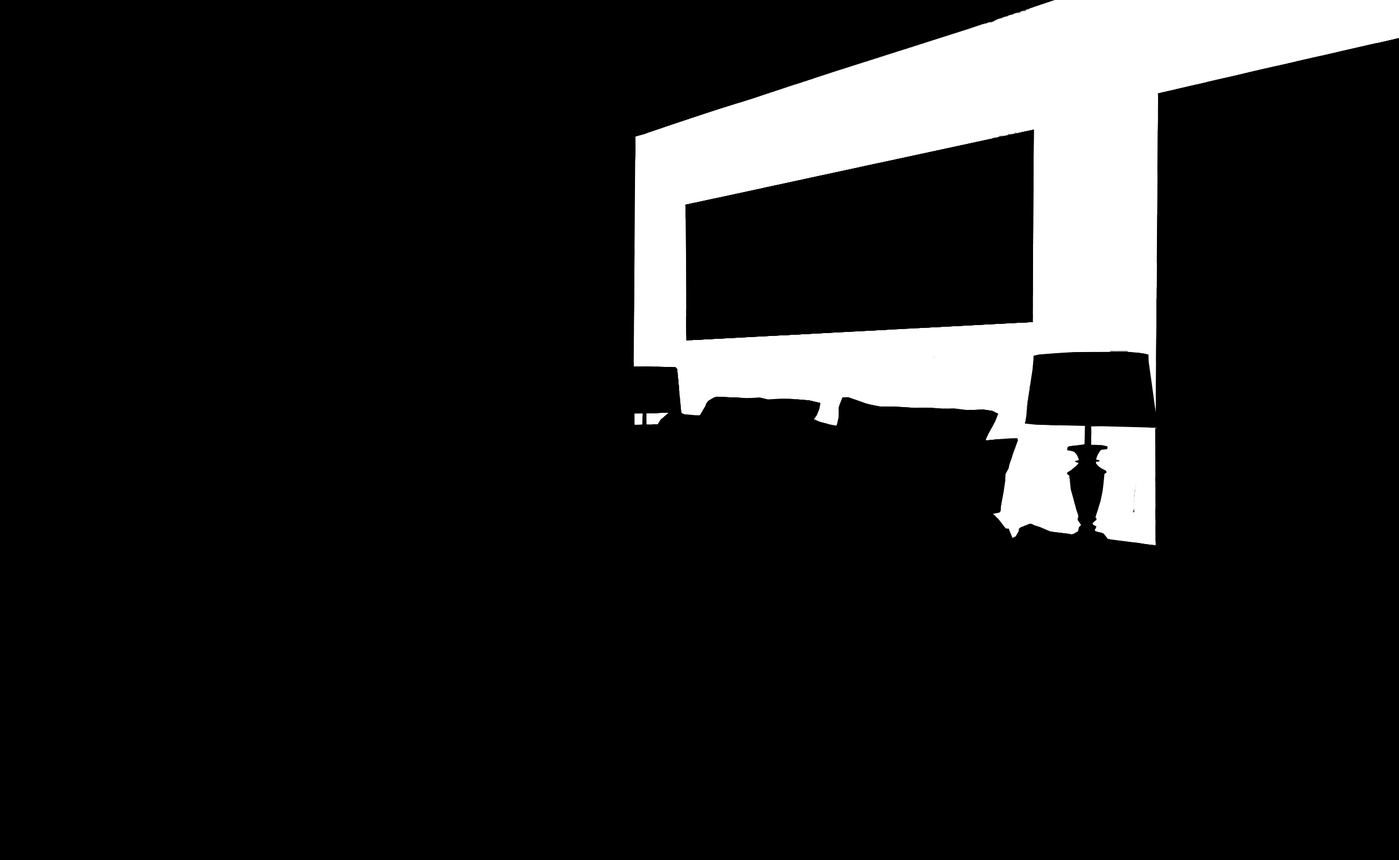
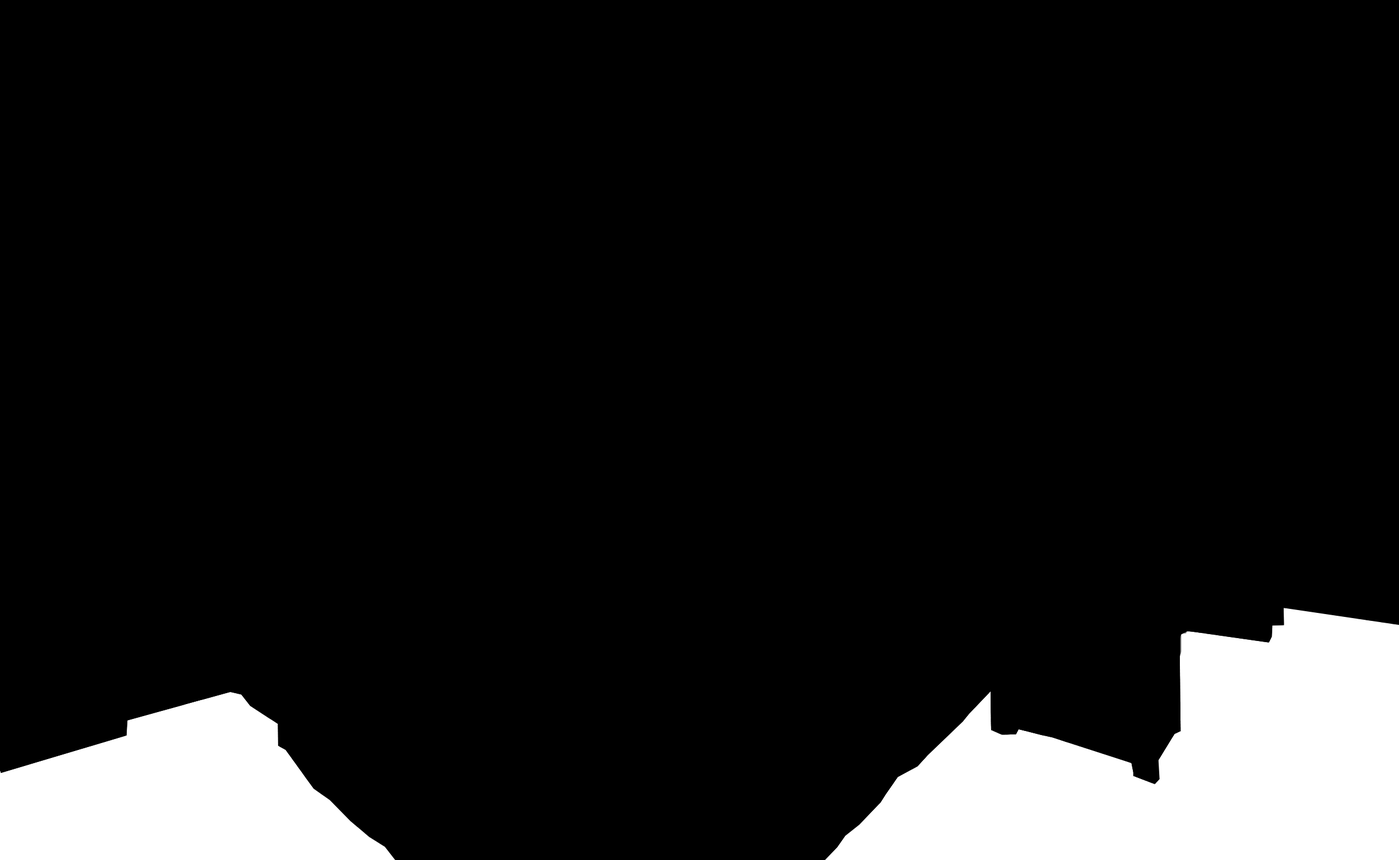
Revision of a layered 1399px x 860px image; what changed, layer by layer:
hid "mask_2" over [0, 0, 1399, 860]
added layer "mask_7" above "mask_0" over [0, 0, 1399, 860]
showed "Background" over [0, 0, 1399, 860]
